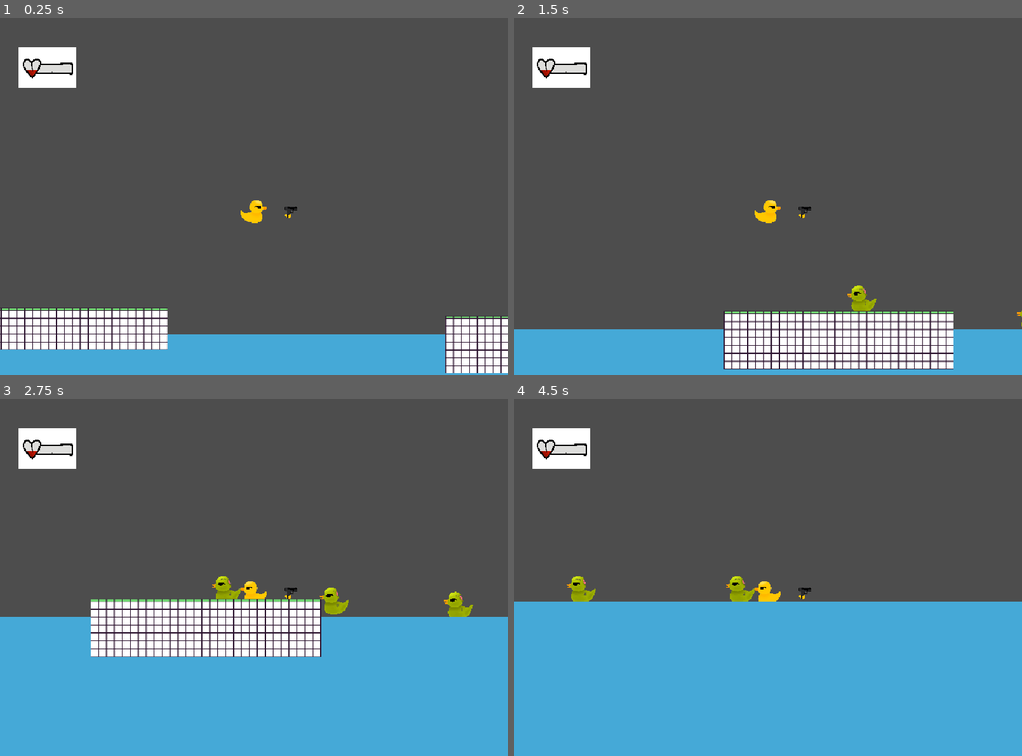
Above: before the commit, frames 1-4 (two rows, left to right).
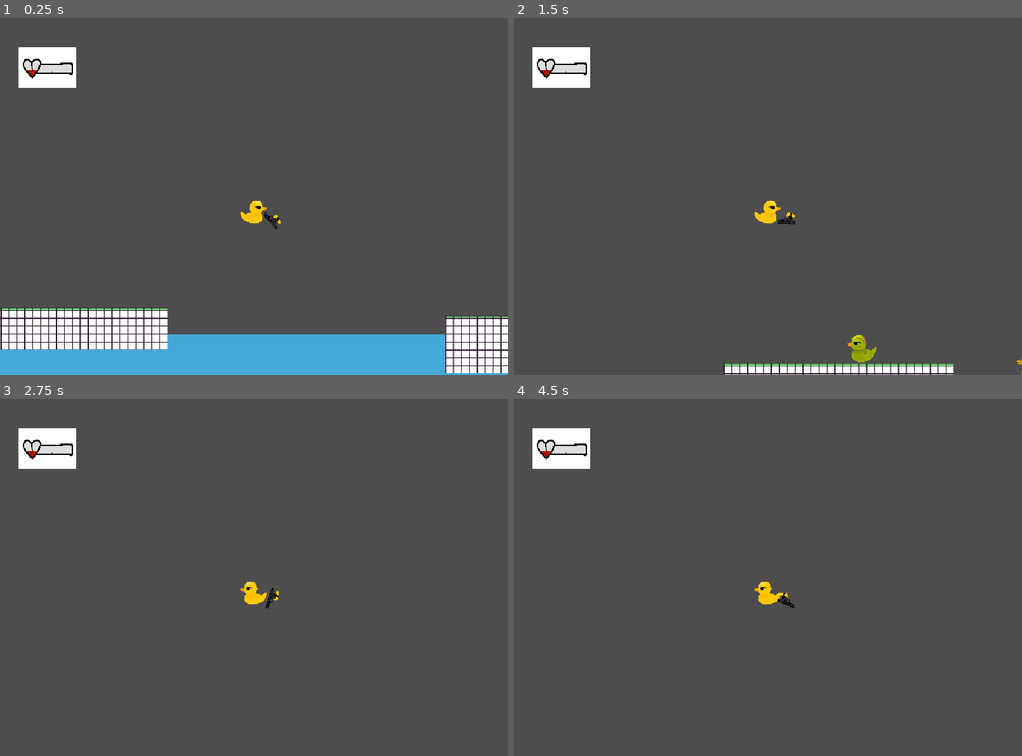
Above: after the commit, the same moments.

Repository: ethanshu2012-tech/Haven
Game: Godot game, scene res://MainScene.tscn
Two runs of this game, one before a commit and one after it. Both use one fixed random seed, a clock stepped at 60 frames per second and the inputs below.
Inputs (mouse positions are in pixels of both pictures, inside the frame that each line leads up to):
- Up to frame 1 (0.25 s): no input
- Up to frame 2 (1.5 s): move the mouse to (879, 178) at 0.52 s; hold D (right) from 0.53 s (still down); click (879, 178) at 0.67 s; tap W (up) at 0.77 s; move the mouse to (666, 214) at 1.27 s; click (666, 214) at 1.42 s
- Up to frame 3 (2.75 s): tap W (up) at 1.52 s; move the mouse to (304, 498) at 2.02 s; release D (right) at 2.03 s; hold A (left) from 2.03 s (still down); click (304, 498) at 2.17 s
- Up to frame 4 (4.5 s): move the mouse to (742, 648) at 2.77 s; release A (left) at 2.78 s; hold D (right) 2.78-4.28 s; click (742, 648) at 2.92 s; tap W (up) at 3.02, 3.77 s; move the mouse to (920, 631) at 3.52 s; click (920, 631) at 3.67 s; move the mouse to (615, 523) at 4.27 s; hold A (left) from 4.28 s (still down); click (615, 523) at 4.42 s

The runs differ from the first frame. In frame 1, 0.1% of the frame differs, in the area x 47-59%, y 51-60%; in frame 2, 15%; in frame 3, 42%; in frame 4, 44%, in the area x 0-100%, y 49-100%.
Error after the commit: Attempt to call function 'add_child' in base 'null instance' on a null instance. (res://gun.gd:24)

Commit message:
Haven V6 alpha
mostly done shooting
running into error
E 0:00:02:269   shoot: Attempt to call function 'add_child' in base 'null instance' on a null instance.
  <GDScript Source>gun.gd:24 @ shoot()
  <Stack Trace> gun.gd:24 @ shoot()
                player.gd:20 @ _input()

with line of code
GlobalData.world.add_child(new_bullet)

Diff:
--- /dev/null
+++ b/Haven V5/GlobalData.gd
@@ -0,0 +1,12 @@
+extends Node
+
+@onready var world = %"../Node2D"
+@onready var player = %"../Node2D/Player"
+# Called when the node enters the scene tree for the first time.
+func _ready() -> void:
+	pass # Replace with function body.
+
+
+# Called every frame. 'delta' is the elapsed time since the previous frame.
+func _process(delta: float) -> void:
+	pass
--- a/Haven V5/Player.tscn
+++ b/Haven V5/Player.tscn
@@ -8,11 +8,13 @@
 [ext_resource type="Script" uid="uid://dgd3pvetsujhu" path="res://camera_2d.gd" id="5_cxr5p"]
 [ext_resource type="Texture2D" uid="uid://braq8v3dvdty5" path="res://Duck Sprites/Duck Sprites/r--2mid-blink.png" id="6_l6ohk"]
 [ext_resource type="Texture2D" uid="uid://vl5rkddx1bay" path="res://Duck Sprites/Duck Sprites/r--3blink.png" id="7_oudfo"]
-[ext_resource type="PackedScene" uid="uid://bkbwd0qpqcbkp" path="res://Gun.tscn" id="9_wi0c6"]
 [ext_resource type="PackedScene" uid="uid://blm8cbme65ovk" path="res://hp.tscn" id="10_hp6x6"]
+[ext_resource type="Texture2D" uid="uid://dvf2872kgil50" path="res://Duck Sprites/Duck Sprites/l--cannon.png" id="11_l6ohk"]
+[ext_resource type="Script" uid="uid://c3a5oali0c766" path="res://gun.gd" id="12_l6ohk"]
+[ext_resource type="Texture2D" uid="uid://b2c5vsjrthdy6" path="res://Duck Sprites/Duck Sprites/r--cannon.png" id="12_oudfo"]
 
 [sub_resource type="RectangleShape2D" id="RectangleShape2D_hp6x6"]
-size = Vector2(555.55566, 417.77777)
+size = Vector2(555.55566, 382.22223)
 
 [sub_resource type="SpriteFrames" id="SpriteFrames_jsssl"]
 animations = [{
@@ -159,18 +161,37 @@
 "speed": 5.0
 }]
 
+[sub_resource type="SpriteFrames" id="SpriteFrames_sirug"]
+animations = [{
+"frames": [{
+"duration": 1.0,
+"texture": ExtResource("11_l6ohk")
+}],
+"loop": 1,
+"name": &"left",
+"speed": 0.0
+}, {
+"frames": [{
+"duration": 1.0,
+"texture": ExtResource("12_oudfo")
+}],
+"loop": 1,
+"name": &"right",
+"speed": 5.0
+}]
+
 [node name="Player" type="CharacterBody2D" unique_id=161587730]
 scale = Vector2(0.3, 0.375)
 script = ExtResource("1_kpjcp")
 
 [node name="CollisionShape2D" type="CollisionShape2D" parent="." unique_id=254226038]
 z_index = 1
-position = Vector2(-7.947284e-07, -19.999996)
+position = Vector2(-7.947284e-07, -9.33333)
 scale = Vector2(0.29999992, 0.29999998)
 shape = SubResource("RectangleShape2D_hp6x6")
 
 [node name="AnimatedSprite2D" type="AnimatedSprite2D" parent="." unique_id=1332450811]
-position = Vector2(0.00012207031, -2.666687)
+position = Vector2(4.3368087e-19, 0)
 scale = Vector2(0.09, 0.07)
 sprite_frames = SubResource("SpriteFrames_jsssl")
 animation = &"Right"
@@ -188,9 +209,15 @@
 shadow_color = Color(0, 0, 0, 1)
 shadow_filter_smooth = 64.0
 
-[node name="Gun" parent="." unique_id=609472853 instance=ExtResource("9_wi0c6")]
-position = Vector2(2.861023e-06, 1.000001)
-
 [node name="HP" parent="." unique_id=926701450 instance=ExtResource("10_hp6x6")]
 position = Vector2(-1383.333, -778.6667)
 scale = Vector2(0.5, 0.5)
+
+[node name="AnimatedSprite2D2" type="AnimatedSprite2D" parent="." unique_id=140381623]
+position = Vector2(130, 32)
+scale = Vector2(0.06914062, 0.05216667)
+sprite_frames = SubResource("SpriteFrames_sirug")
+animation = &"right"
+script = ExtResource("12_l6ohk")
+
+[node name="Marker2D" type="Marker2D" parent="AnimatedSprite2D2" unique_id=107802726]
--- /dev/null
+++ b/Haven V5/bullet(withplaceholder).tscn
@@ -0,0 +1,19 @@
+[gd_scene format=3 uid="uid://l46chkidm46i"]
+
+[ext_resource type="Script" uid="uid://c5benraofwxk" path="res://bullet.gd" id="1_bqbj0"]
+[ext_resource type="Texture2D" uid="uid://c7tf0ggc775nd" path="res://Screenshot 2026-11-14 155220.png" id="1_exsbh"]
+
+[sub_resource type="RectangleShape2D" id="RectangleShape2D_f0aj8"]
+size = Vector2(247, 116)
+
+[node name="CharacterBody2D" type="CharacterBody2D" unique_id=628285977]
+script = ExtResource("1_bqbj0")
+
+[node name="CollisionShape2D" type="CollisionShape2D" parent="." unique_id=404011487]
+position = Vector2(-1.5, -1)
+shape = SubResource("RectangleShape2D_f0aj8")
+
+[node name="Sprite2D" type="Sprite2D" parent="." unique_id=26805023]
+position = Vector2(-1, 2.3841858e-07)
+scale = Vector2(0.19275701, 0.5481221)
+texture = ExtResource("1_exsbh")
--- a/Haven V5/bullet.gd
+++ b/Haven V5/bullet.gd
@@ -1,19 +1,15 @@
-extends RigidBody2D
+extends CharacterBody2D
 
 @export var speed: float = 800.0
 @export var damage: int = 20
 @export var lifetime: float = 3.0
+var targetposition
 
 func _ready() -> void:
-	# 1. Connect collision signal automatically
-	body_entered.connect(_on_body_entered)
+	pass
 
-	# 2. Launch the bullet forward based on its rotation
-	linear_velocity = Vector2.RIGHT.rotated(rotation) * speed
 
-	# 3. Delete the bullet after a few seconds so it doesn't lag the game
-	await get_tree().create_timer(lifetime).timeout
-	queue_free()
+
 
 func _on_body_entered(body: Node) -> void:
 	# Deal damage if the hit object (like your Enemy) has a take_damage function
--- /dev/null
+++ b/Haven V5/gun.gd
@@ -0,0 +1,24 @@
+extends AnimatedSprite2D
+const BULLET = preload("res://bullet(withplaceholder).tscn")
+@onready var marker2d = $Marker2D
+
+# Called when the node enters the scene tree for the first time.
+func _ready() -> void:
+	pass # Replace with function body.
+
+
+# Called every frame. 'delta' is the elapsed time since the previous frame.
+func _process(delta: float) -> void:
+	#i wrote this if myself
+	#thats why it makes the error  Attempt to call function 'is_playing' in base 'null instance' on a null instance.
+	#if $AnimatedSprite2D2.playingsmthidkwhatfunction == "right":
+	#	look_at(get_global_mouse_position())
+	#else:
+	#	look_at(-1#(flipped)*get_global_mouse_position())
+	look_at(get_global_mouse_position())
+	pass
+func shoot() -> void:
+	var new_bullet = BULLET.instantiate()
+	new_bullet.position = marker2d.global_position
+	new_bullet.targetposition = (get_global_mouse_position() - marker2d.global_position).normalized()
+	GlobalData.world.add_child(new_bullet)
--- a/Haven V5/player.gd
+++ b/Haven V5/player.gd
@@ -4,14 +4,21 @@
 const JUMP_VELOCITY = -650.0
 
 @onready var _animated_sprite = $AnimatedSprite2D
+@onready var _animated_gun = $AnimatedSprite2D2
 @onready var sprite = $Sprite # Reference to the Sprite node
 
 func _process(_delta):
 	if Input.is_action_pressed("right"):
 		_animated_sprite.play("Right")
+		_animated_gun.play("right")
 	elif Input.is_action_pressed("left"):
 		_animated_sprite.play("Left")
-
+		_animated_gun.play("left")
+func _input(event: InputEvent) -> void:
+	if event is InputEventMouseButton:
+		if event.button_index == MOUSE_BUTTON_LEFT:
+			get_node("AnimatedSprite2D2").shoot()
+			velocity.y = JUMP_VELOCITY
 func _physics_process(delta: float) -> void:
 	# Add the gravity.
 	if not is_on_floor():
@@ -20,6 +27,7 @@
 	# Handle jump.
 	if Input.is_action_just_pressed("up") and is_on_floor():
 		velocity.y = JUMP_VELOCITY
+
 
 	# Get the input direction and handle the movement/deceleration.
 	# As good practice, you should replace UI actions with custom gameplay actions.
--- a/Haven V5/project.godot
+++ b/Haven V5/project.godot
@@ -14,6 +14,10 @@
 run/main_scene="uid://nitu1e0obykr"
 config/features=PackedStringArray("4.7", "Forward Plus")
 config/icon="res://icon.svg"
+
+[autoload]
+
+GlobalData="*uid://dlw3b7e0qp323"
 
 [display]
 
Not shown, added: Haven V5/GlobalData.gd.uid
Not shown, added: Haven V5/gun.gd.uid
Not shown, added: Haven V5/haveeen ducks rag:boss fight can repeat to make longer.mp3.import
Not shown, added: Haven V5/haveeen ducks rag(more like boss fight) kinda short can repeat if u want).pdf
Not shown, added: Haven V5/haveeen ducks rag:boss fight can repeat to make longer.mp3
